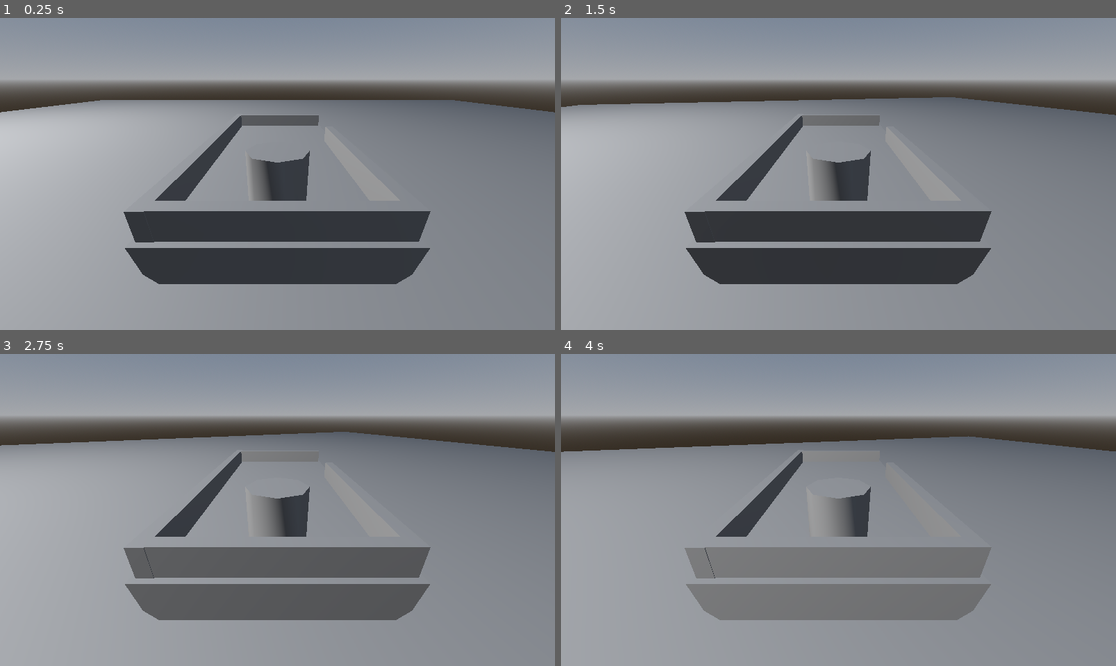
Above: before the commit, frames 1-4 (two rows, left to right).
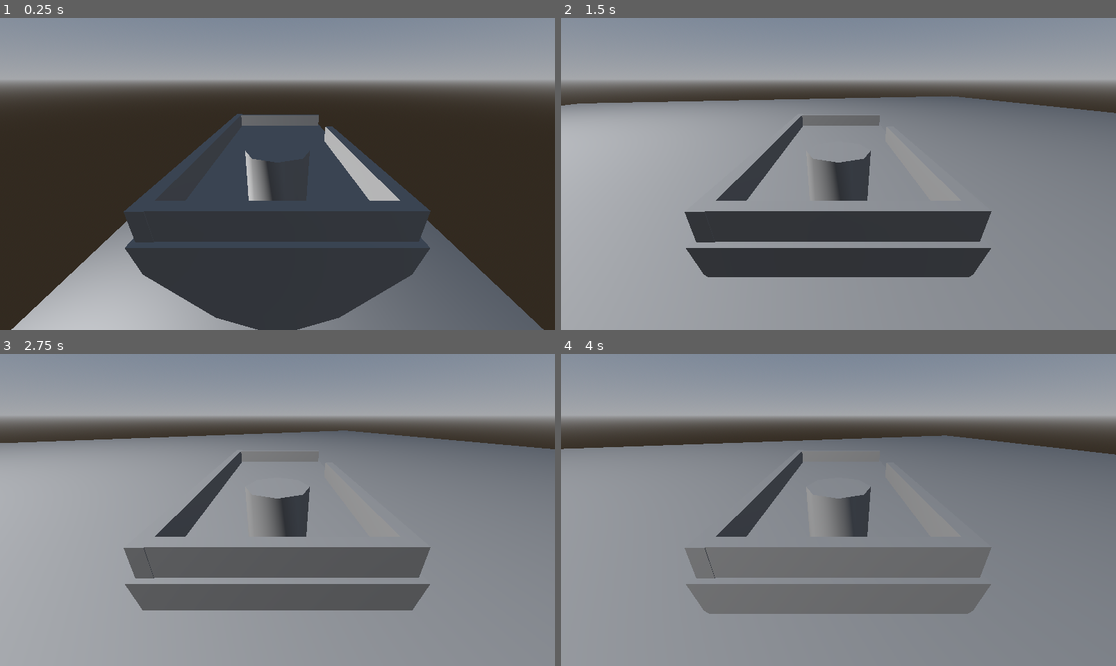
Above: after the commit, the same moments.

Repository: kyle-stevens/boating-game
Game: Godot game, scene res://maps/endless_ocean.tscn
The game is run twice, just before and just after one commit, with the same random seed, the same clock (stepped at 60 frames per second) and the same inputs.
Inputs:
- Up to frame 1 (0.25 s): no input
- Up to frame 2 (1.5 s): tap Enter (ui_accept) at 0.5, 0.77 s; hold Right (ui_right) 0.53-1.28 s; hold Down (ui_down) from 1.28 s (still down)
- Up to frame 3 (2.75 s): tap Enter (ui_accept) at 1.52, 2 s; release Down (ui_down) at 2.03 s; hold Right (ui_right) from 2.03 s (still down)
- Up to frame 4 (4 s): release Right (ui_right) at 2.78 s; hold Up (ui_up) 2.78-3.53 s; tap Enter (ui_accept) at 3.02, 3.77 s; hold Left (ui_left) from 3.53 s (still down)

The runs differ from the first frame. In frame 1, 55% of the frame differs, in the area x 0-100%, y 26-100%; in frame 2, 1.4%; in frame 3, 2.0%; in frame 4, 1.6%.

Commit message:
More boat stuff

Diff:
--- a/boat.gd
+++ b/boat.gd
@@ -1,21 +1,29 @@
 extends CharacterBody3D
 
 
-const SPEED = 5.0
+#const SPEED = 5.0
 const JUMP_VELOCITY = 4.5
 
 # Get the gravity from the project settings to be synced with RigidBody nodes.
 var gravity = ProjectSettings.get_setting("physics/3d/default_gravity")
+var time = 0.0
 
+@export var turning_degrees = 0.005
+@export var SPEED = 5.0
+
+func _ready():
+	print(position)
 
 func _physics_process(delta):
 
-	velocity.z = 0
-	position.y = 5 * sin(delta)
-	print(5*sin(delta)) #cannot use delta for this needs to be some sort of time function
+	velocity.x = (0 * global_transform.basis.z).x
+	velocity.z = (0 * global_transform.basis.z).z
+	#position.y = -0.35 + (sin(time) + 1)
+	#print(-0.35 + (sin(time) + 1)) #cannot use delta for this needs to be some sort of time function
+	#time += 0.01
 	# Add the gravity.
-	#if not is_on_floor():
-	#	velocity.y -= gravity * delta
+	if not is_on_floor():
+		velocity.y -= gravity * delta
 
 	# Handle Jump.
 	#if Input.is_action_just_pressed("ui_accept") and is_on_floor():
@@ -37,5 +45,5 @@
 	if Input.is_action_pressed("ui_right"):
 		self.rotate_y(-0.005)
 	if Input.is_action_pressed("ui_up")	:
-		velocity.z = SPEED
+		velocity = SPEED * global_transform.basis.z
 	move_and_slide()
--- a/maps/endless_ocean.gd
+++ b/maps/endless_ocean.gd
@@ -1,10 +1,11 @@
 extends Node3D
-
+var time
 
 # Called when the node enters the scene tree for the first time.
 func _ready():
-	pass
+	time = 0
 
 # Called every frame. 'delta' is the elapsed time since the previous frame.
 func _process(delta):
-	pass
+	$CSGMesh3D.position.y = 0.1 * (sin(time))
+	time += 0.01
--- a/maps/endless_ocean.tscn
+++ b/maps/endless_ocean.tscn
@@ -30,15 +30,17 @@
 [node name="WorldEnvironment" type="WorldEnvironment" parent="."]
 environment = SubResource("Environment_ji547")
 
-[node name="RigidBody3D" type="StaticBody3D" parent="."]
-collision_mask = 0
-
-[node name="CSGMesh3D" type="CSGMesh3D" parent="RigidBody3D"]
+[node name="CSGMesh3D" type="CSGMesh3D" parent="."]
 transform = Transform3D(1, 0, 0, 0, 1, 0, 0, 0, 1, 0, 0.5, 0)
 mesh = SubResource("PlaneMesh_b2bjh")
-
-[node name="CollisionShape3D" type="CollisionShape3D" parent="RigidBody3D"]
-shape = SubResource("BoxShape3D_i1573")
+metadata/collision = "Does not need collision"
 
 [node name="Boat" parent="." instance=ExtResource("2_7b1t4")]
 transform = Transform3D(1, 0, 0, 0, 1, 0, 0, 0, 1, 0, 10, 0)
+turning_degrees = 0.01
+
+[node name="StaticBody3D" type="StaticBody3D" parent="."]
+transform = Transform3D(1, 0, 0, 0, 1, 0, 0, 0, 1, 0, -0.5, 0)
+
+[node name="CollisionShape3D" type="CollisionShape3D" parent="StaticBody3D"]
+shape = SubResource("BoxShape3D_sit0g")
Not shown: 1 places in maps/endless_ocean.tscn that only renumber resources
